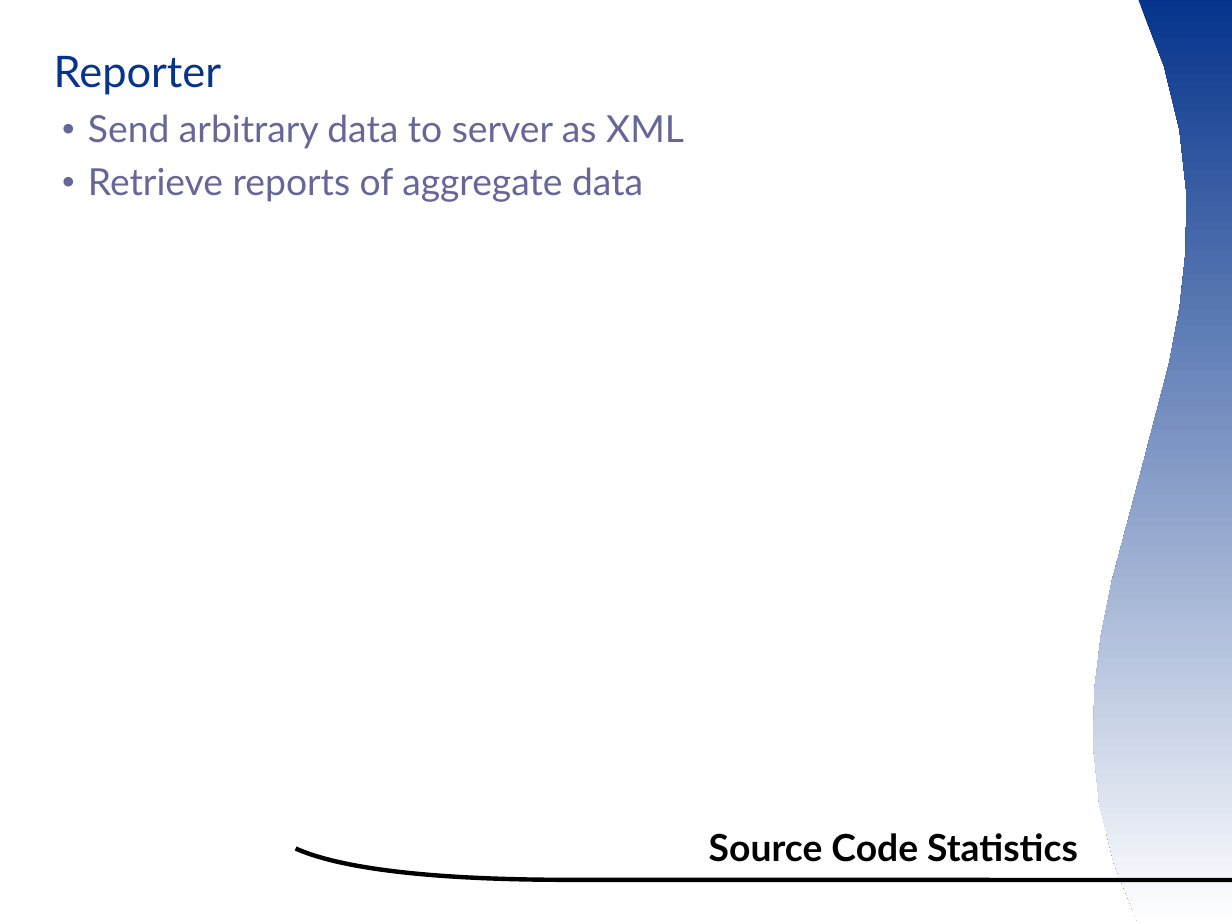
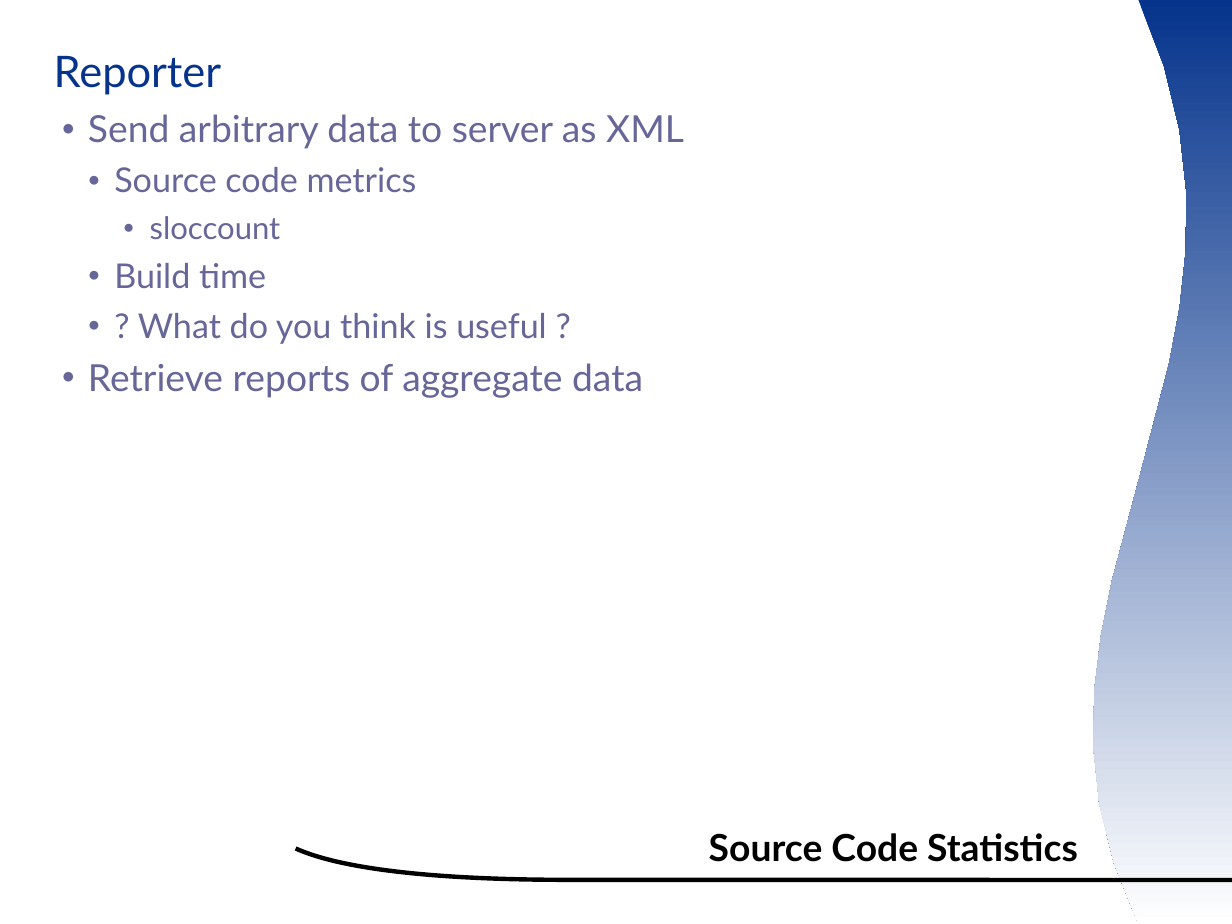
Before and after one commit to smsm1/ootermite, a slide deck: slide 13 of wiki/ooocon2007presentation.odp (slide 12 before the commit). Drawn at 1232x924 pixels with LibreOffice and Linux fonts; fonts in the diff are those of the drawing; background and template pictures are left out. Boxes give left, top, right and bottom in pixels: in the first picture for what was removed or moved away, otherwise in the second. Text is boxed around its words. In the diff, an @@ line names an element or a change of style, - is before the commit and + after.

```diff
--- a/wiki/ooocon2007presentation.odp
+++ b/wiki/ooocon2007presentation.odp
@@ text at <box>114,167,547,344</box>: paragraphs added @@
+    ● Source code metrics
+      ● sloccount
+    ● Build time
+    ● ? What do you think is useful ?
```
Also in this commit, not shown: 4 other slides changed, 1 slide added.
